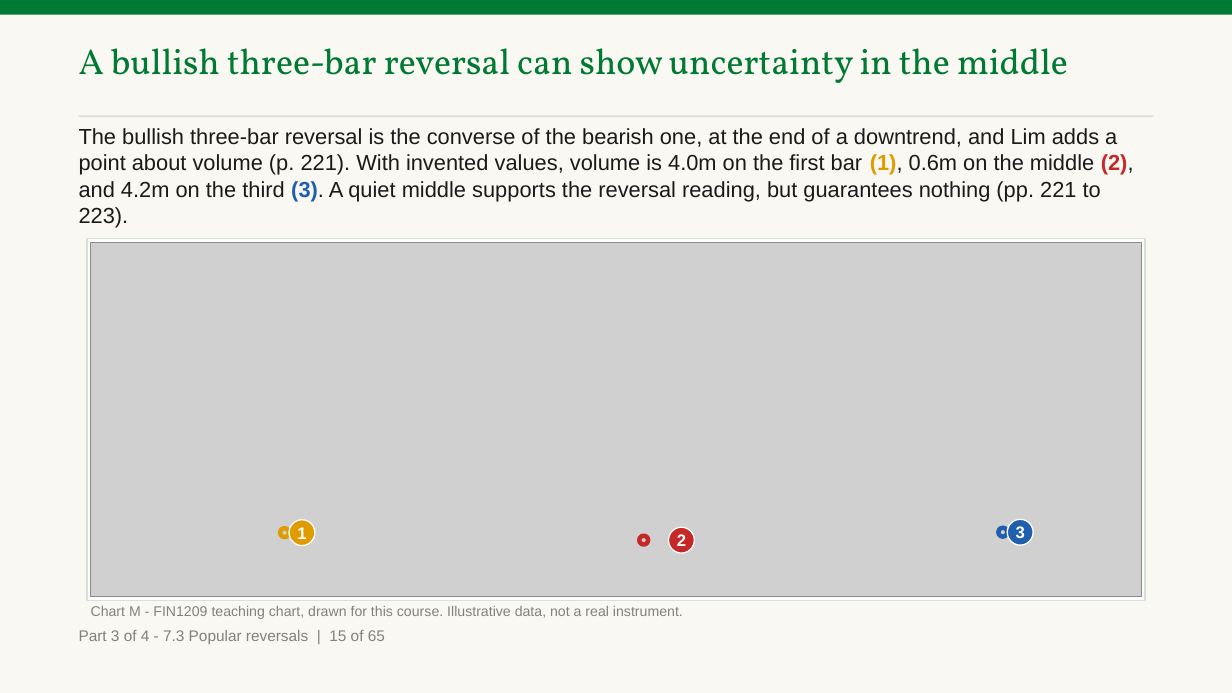
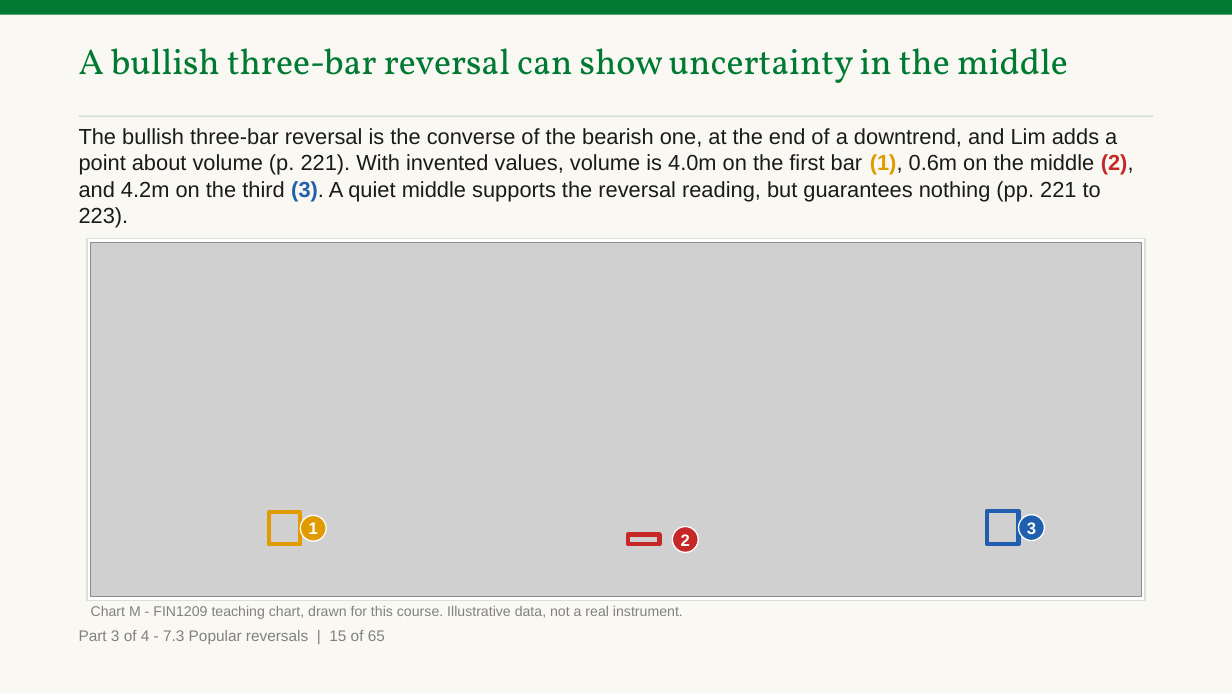
Before and after one commit to benjiesotelo-sudo/Telos_FIN1209, a slide deck: slide 149 of chapter-07/FIN1209-Chapter-07.pptx. Drawn at 1232x693 pixels with LibreOffice and Linux fonts; fonts in the diff are those of the drawing; grey boxes stand for pictures. Boxes give left, top, right and bottom in pixels: in the first picture for what was removed or moved away, otherwise in the second. Text is boxed around its words. In the diff, an @@ line names an element or a change of style, - is before the commit and + after.

```diff
--- a/chapter-07/FIN1209-Chapter-07.pptx
+++ b/chapter-07/FIN1209-Chapter-07.pptx
@@ rectangle: place and size @@
-rectangle at (280,529,289,538)
+rectangle at (269,512,300,544)
@@ ellipse "1": place and size @@
-ellipse "1" at (289,519,315,545)
+ellipse "1" at (300,516,326,542)
@@ rectangle: place and size @@
-rectangle at (640,536,649,545)
+rectangle at (628,535,660,544)
@@ ellipse "2": place and size @@
-ellipse "2" at (668,528,694,554)
+ellipse "2" at (673,527,699,553)
@@ ellipse to rectangle in 3 elements at (628,535,660,544), (269,512,300,544), (987,511,1019,544) @@
@@ rectangle: place and size @@
-rectangle at (998,528,1007,537)
+rectangle at (987,511,1019,544)
@@ ellipse "3": place and size @@
-ellipse "3" at (1007,519,1033,545)
+ellipse "3" at (1019,515,1044,541)
```
Also in this commit, not shown: 9 other slides changed, 3 other files.
